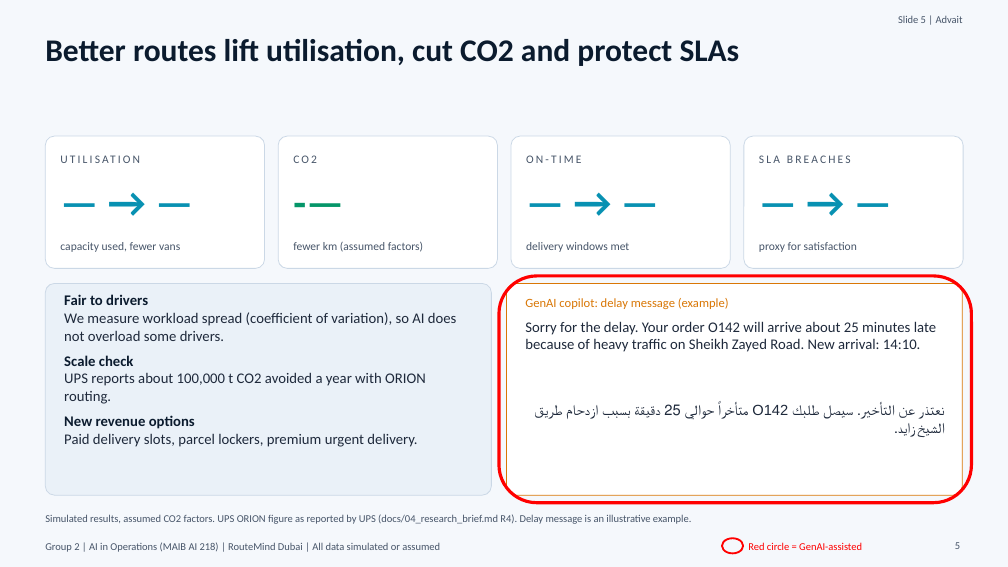
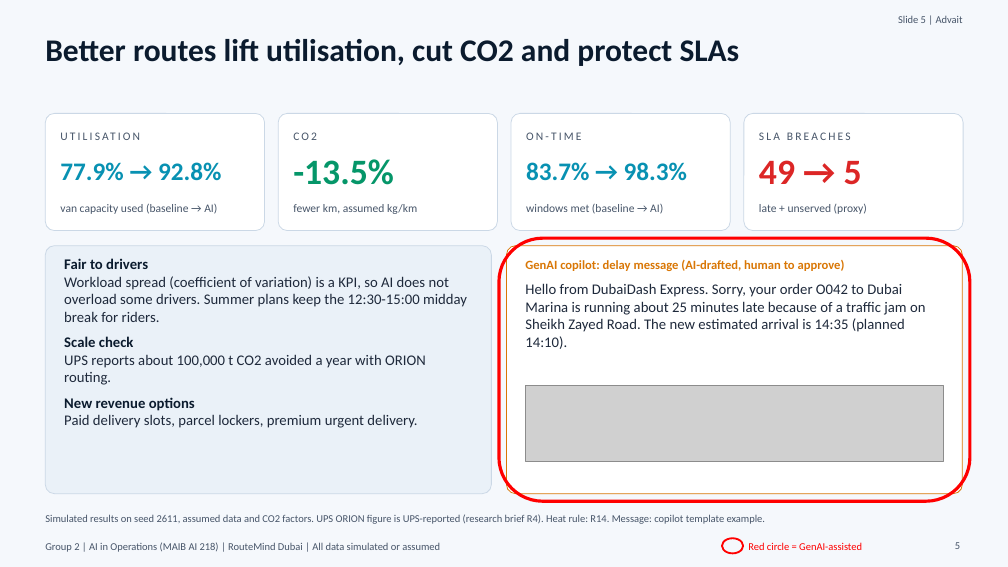
Before and after one commit to krish2105/routemind-dubai-group2, a slide deck: slide 5 of deliverables/RouteMind_Dubai_Group2.pptx. Drawn at 1008x567 pixels with LibreOffice and Linux fonts; fonts in the diff are those of the drawing; grey boxes stand for pictures. Boxes give left, top, right and bottom in pixels: in the first picture for what was removed or moved away, otherwise in the second. Text is boxed around its words. In the diff, an @@ line names an element or a change of style, - is before the commit and + after.

```diff
--- a/deliverables/RouteMind_Dubai_Group2.pptx
+++ b/deliverables/RouteMind_Dubai_Group2.pptx
@@ rounded rectangle: place and size @@
-rounded rectangle at <box>45,136,265,268</box>
+rounded rectangle at <box>45,113,265,231</box>
@@ rounded rectangle: place and size @@
-rounded rectangle at <box>278,136,498,268</box>
+rounded rectangle at <box>278,113,498,231</box>
@@ rounded rectangle: place and size @@
-rounded rectangle at <box>511,136,730,268</box>
+rounded rectangle at <box>511,113,730,231</box>
@@ proportions changed in 6 elements at <box>507,246,963,494</box>, <box>45,246,492,494</box>, <box>45,113,265,231</box>, <box>278,113,498,231</box>, <box>511,113,730,231</box>, <box>744,113,963,231</box> @@
@@ rounded rectangle: place and size @@
-rounded rectangle at <box>744,136,963,268</box>
+rounded rectangle at <box>744,113,963,231</box>
@@ 4 texts: place and size @@
-4 texts at <box>60,147,851,170</box>
+4 texts at <box>60,125,851,147</box>
@@ text at <box>60,162,221,181</box>: text changed; size 40 to 24 pt @@
-— → —
+77.9% → 92.8%
@@ text at <box>293,159,394,185</box>: text changed; size 40 to 34 pt @@
--—
+-13.5%
@@ text at <box>526,162,687,181</box>: text changed; size 40 to 24 pt @@
-— → —
+83.7% → 98.3%
@@ text at <box>759,160,862,185</box>: text changed; size 40 to 34 pt; text colour #0891B2 to #DC2626 @@
-— → —
+49 → 5
@@ text at <box>60,204,217,214</box>: text changed @@
-capacity used, fewer vans
+van capacity used (baseline → AI)
@@ text at <box>293,204,417,214</box>: text changed @@
-fewer km (assumed factors)
+fewer km, assumed kg/km
@@ text at <box>526,204,663,214</box>: text changed @@
-delivery windows met
+windows met (baseline → AI)
@@ text at <box>759,204,867,214</box>: text changed @@
-proxy for satisfaction
+late + unserved (proxy)
@@ rounded rectangle: place and size @@
-rounded rectangle at <box>499,276,972,503</box>
+rounded rectangle at <box>499,238,970,501</box>
@@ rounded rectangle: place and size @@
-rounded rectangle at <box>45,284,492,495</box>
+rounded rectangle at <box>45,246,492,494</box>
@@ text "Fair to drivers": place and size @@
-text "Fair to drivers" at <box>64,294,457,447</box>
+text "Fair to drivers" at <box>64,258,467,428</box>
@@ rounded rectangle: place and size @@
-rounded rectangle at <box>507,284,963,495</box>
+rounded rectangle at <box>507,246,963,494</box>
@@ text at <box>525,260,845,271</box>: text changed; bold on @@
-GenAI copilot: delay message (example)
+GenAI copilot: delay message (AI-drafted, human to approve)
@@ text at <box>64,276,467,322</box>: text changed @@
-We measure workload spread (coefficient of variation), so AI does not overload some drivers.
+Workload spread (coefficient of variation) is a KPI, so AI does not overload some drivers. Summer plans keep the 12:30-15:00 midday break for riders.
@@ text at <box>525,283,925,349</box>: text changed @@
-Sorry for the delay. Your order O142 will arrive about 25 minutes late because of heavy traffic on Sheikh Zayed Road. New arrival: 14:10.
+Hello from DubaiDash Express. Sorry, your order O042 to Dubai Marina is running about 25 minutes late because of a traffic jam on Sheikh Zayed Road. The new estimated arrival is 14:35 (planned 14:10).
@@ picture added at <box>526,386,944,461</box> @@
@@ text removed at <box>918,407,945,437</box> @@
-نعتذر عن التأخير. سيصل طلبك O142 متأخراً حوالي 25 دقيقة بسبب ازدحام طريق الشيخ زايد.
@@ text at <box>45,514,766,524</box>: text changed @@
-Simulated results, assumed CO2 factors. UPS ORION figure as reported by UPS (docs/04_research_brief.md R4). Delay message is an illustrative example.
+Simulated results on seed 2611, assumed data and CO2 factors. UPS ORION figure is UPS-reported (research brief R4). Heat rule: R14. Message: copilot template example.
```
Also in this commit, not shown: 5 other slides changed, 1 slide added, 1 slide removed, 11 other files.
